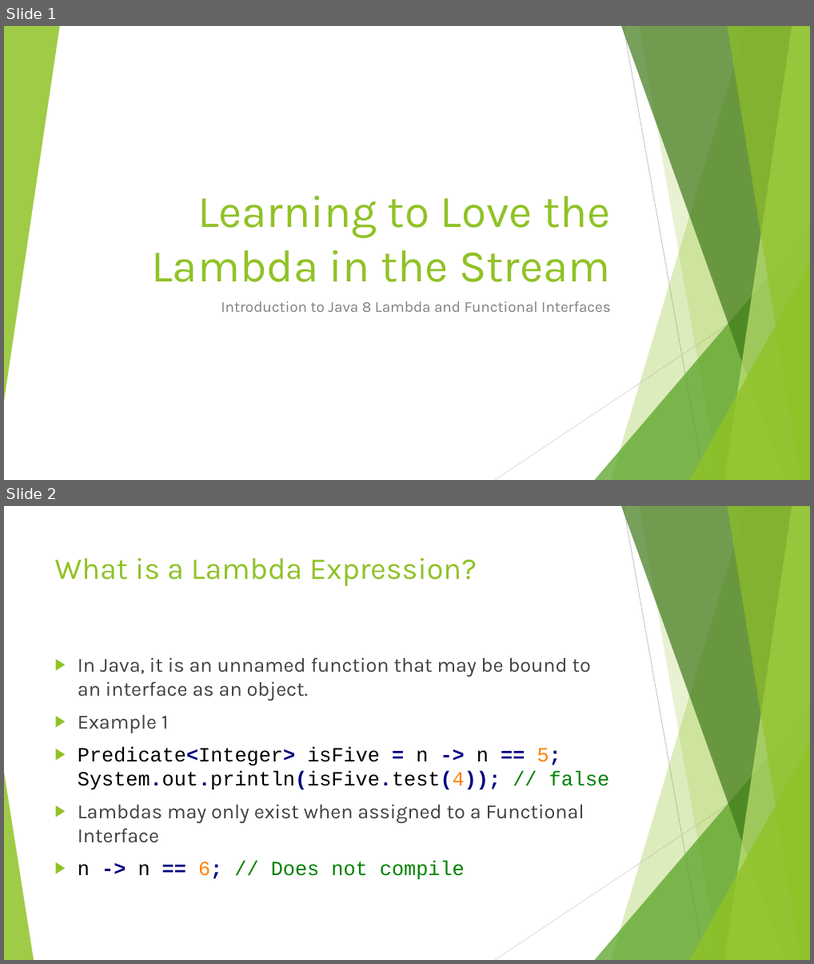
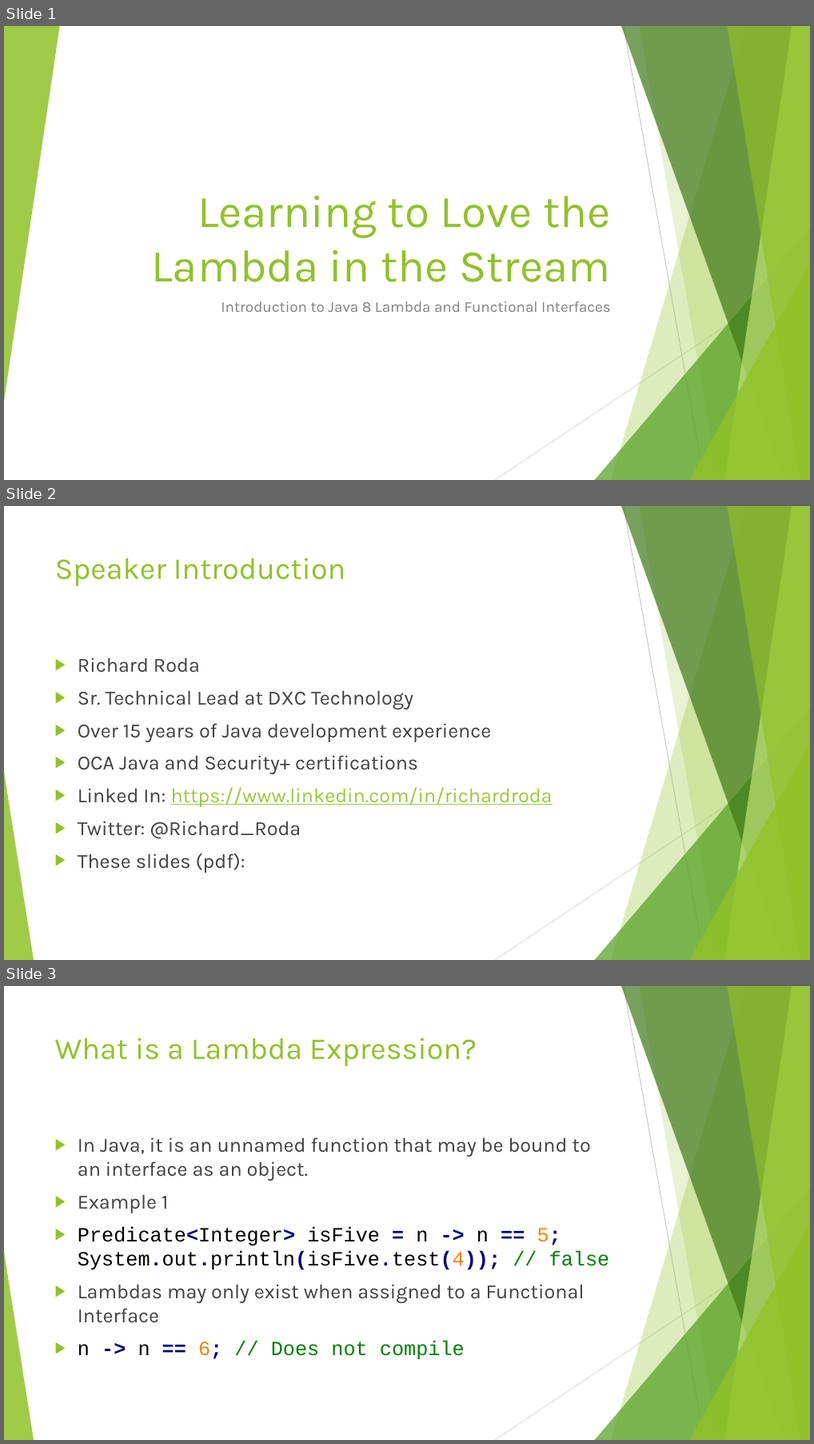
Before and after one commit to RichardRoda/2017-CodePaLOUsa-Lambda, a slide deck: Learning to Love the Lambda in the Stream.pptx. Shown one above the other, each under a label of ours: slides 1 and 2 before the commit, slides 1, 2 and 3 after it. The pictures are 814x964 and 814x1444 pixels, drawn with LibreOffice and Linux fonts; fonts in the diff are those of the drawing. Boxes give left, top, right and bottom in pixels: in the first picture for what was removed or moved away, otherwise in the second. Text is boxed around its words. In the diff, an @@ line names an element or a change of style, - is before the commit and + after.

Commit message:
Add slides to Github to facilitate creating a tiny URL to them to make it easier for those so inclined to follow along using their computer / tablet / phone / whatever.

```diff
--- a/Learning to Love the Lambda in the Stream.pptx
+++ b/Learning to Love the Lambda in the Stream.pptx
@@ slide 2 added at [4, 506, 810, 960], background #FFFFFF; not listed: 10 template elements that a slide beside it also shows @@
@@ title added at [55, 558, 346, 586], 36 pt, text #90C226 @@
+Speaker Introduction
@@ text added at [78, 657, 553, 872], 24 pt, text #404040 @@
+▶ Richard Roda
+▶ Sr. Technical Lead at DXC Technology
+▶ Over 15 years of Java development experience
+▶ OCA Java and Security+ certifications
+▶ Linked In: https://www.linkedin.com/in/richardroda
+▶ Twitter: @Richard_Roda
+▶ These slides (pdf):
@@ what was slide 2 is now slide 3 @@
```
Also in this commit, not shown: 1 other file.
